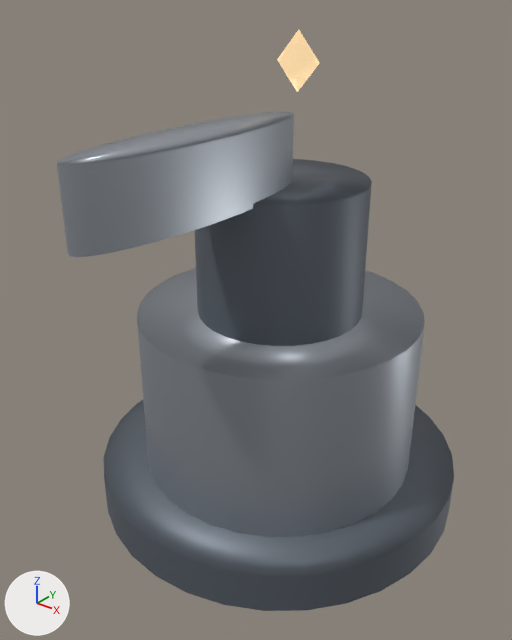
The glTF model public/assets/3d/towers/cannon_l1.glb as it was, and as the next commit left it.
One viewpoint serves both versions: a 50 mm lens placed at (1.83, -2.47, 2.42), pointed at (0.0, -0.19, 1.01). Every picture has the same lights, and +X, +Y and +Z are marked at lower left. The first picture is the older version. Where no turn or scale is listed for an object, it has been applied to the vertices.

The first picture shows 'barrel', 'base', 'footing', 'shaft', 'spinCrystal'.
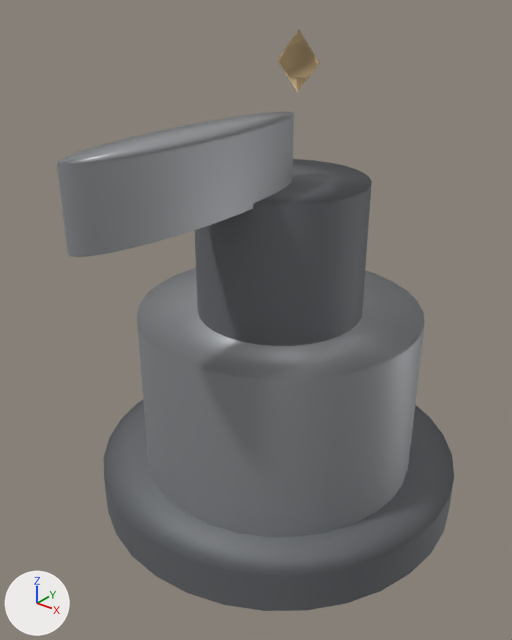
Boxes [x1, y1, x2, y2] around the edits, measured in the pictures (512 x 640 px):
'spinCrystal', recoloured (darker): [277, 30, 320, 92] in both

The edits, one by one:
Material 'Arcane_L1' (mat_arcane_l1) is new.
Its base color is (0.894, 0.643, 0.357) (beige #f3d2a1).
Its metallic is 0.165.
Its roughness is 0.37.
Its emission color is (0.134, 0.0965, 0.0535) (brown #665841).
Its emission strength is 1.0.
Material 'Steel_L1' (mat_steel_l1) is new.
Its base color is (0.369, 0.382, 0.4) (grey #a4a6aa).
Its metallic is 0.54.
me_cylinder_1 has 68 vertices, 128 faces and spans x -0.5..0.5, y -0.5..0.5, z -0.5..0.5.
me_cylinder_1 no longer uses material mat_steel (grey #acb2bb).
me_cylinder_1 gains material mat_steel_l1 (grey #a4a6aa).
me_octa_2 has 6 vertices, 8 faces and spans x -0.11..0.11, y -0.11..0.11, z -0.125..0.125.
me_octa_2 no longer uses material mat_arcane (beige #f3d2a1, glowing beige #f3d2a1).
me_octa_2 gains material mat_arcane_l1 (beige #f3d2a1).
